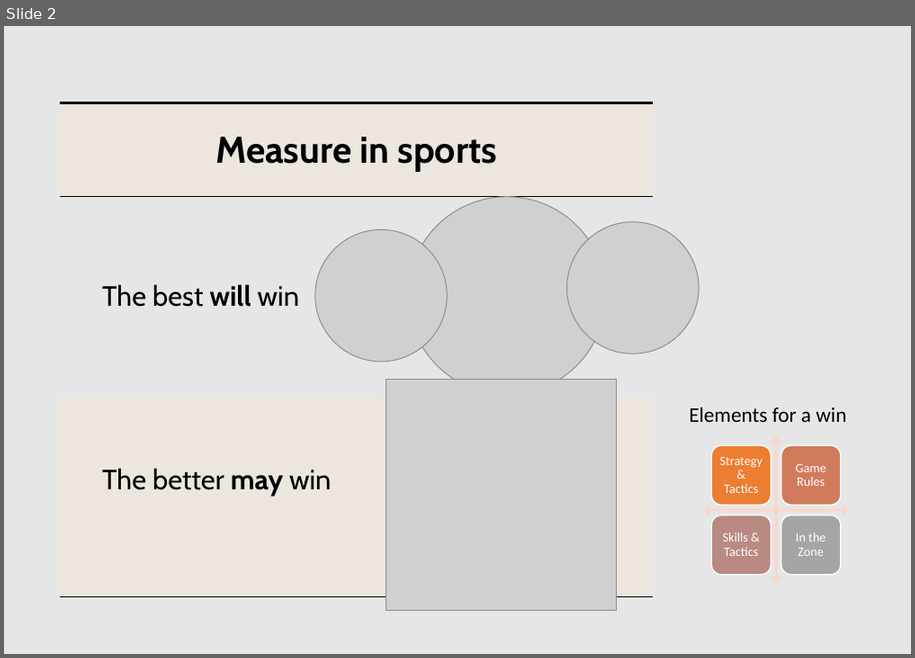
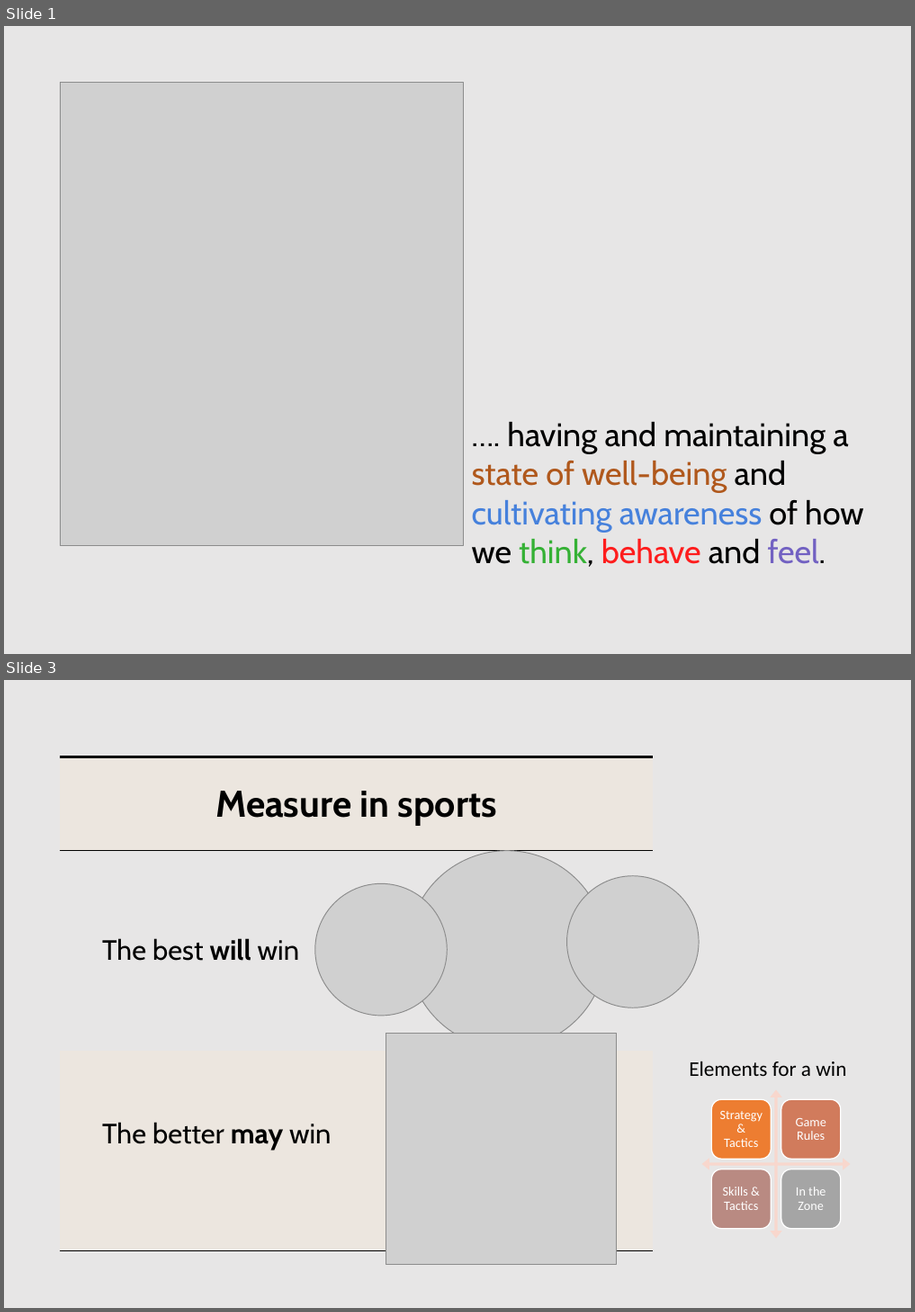
Before and after one commit to a-faros/base, a slide deck: MentalFitness/MentalFitness.pptx. Shown one above the other, each under a label of ours: slide 2 before the commit, slides 1 and 3 after it; the slides between them are not shown. The pictures are 915x658 and 915x1312 pixels, drawn with LibreOffice and Linux fonts; fonts in the diff are those of the drawing; grey boxes stand for pictures. Boxes give left, top, right and bottom in pixels: in the first picture for what was removed or moved away, otherwise in the second. Text is boxed around its words. In the diff, an @@ line names an element or a change of style, - is before the commit and + after.

```diff
--- a/MentalFitness/MentalFitness.pptx
+++ b/MentalFitness/MentalFitness.pptx
@@ slide 1 added at bbox=[4, 26, 911, 654], background #E7E6E6 @@
@@ picture added at bbox=[60, 82, 464, 546] @@
@@ text added at bbox=[472, 422, 864, 567], 28 pt, text #000000 @@
+…. having and maintaining a state of well-being and cultivating awareness of how we think, behave and feel.
@@ what was slide 2 is now slide 3 @@
```
Also in this commit, not shown: 2 slides changed, 1 other slide added.
